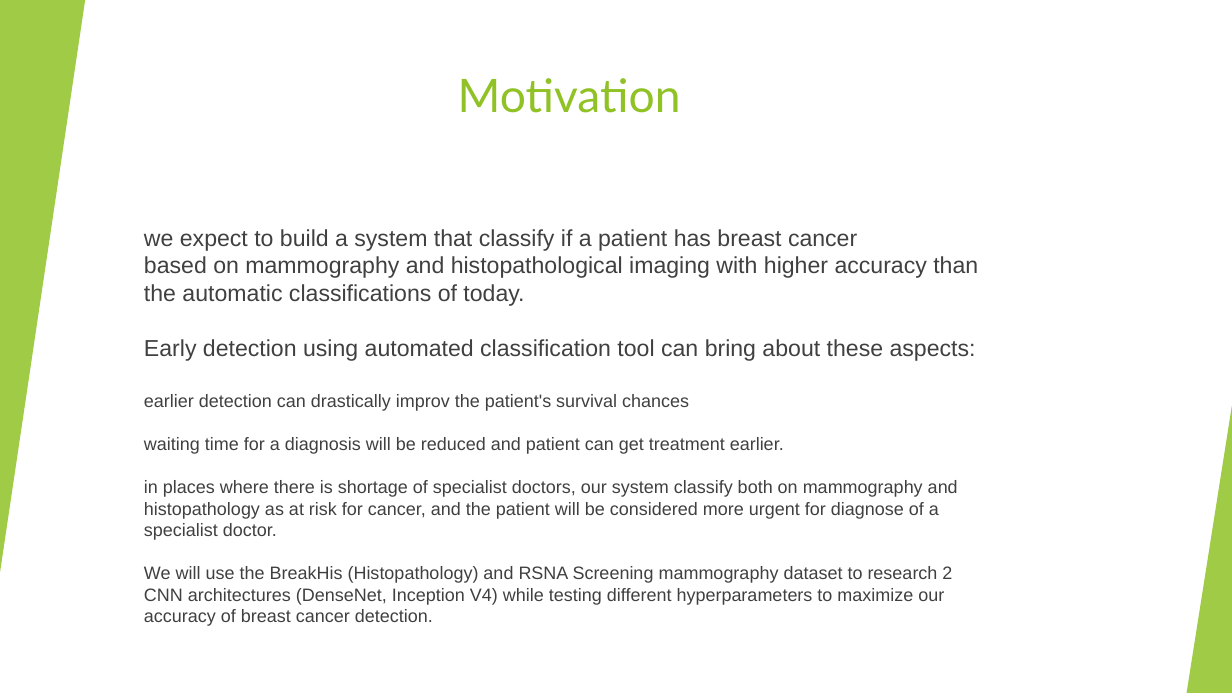
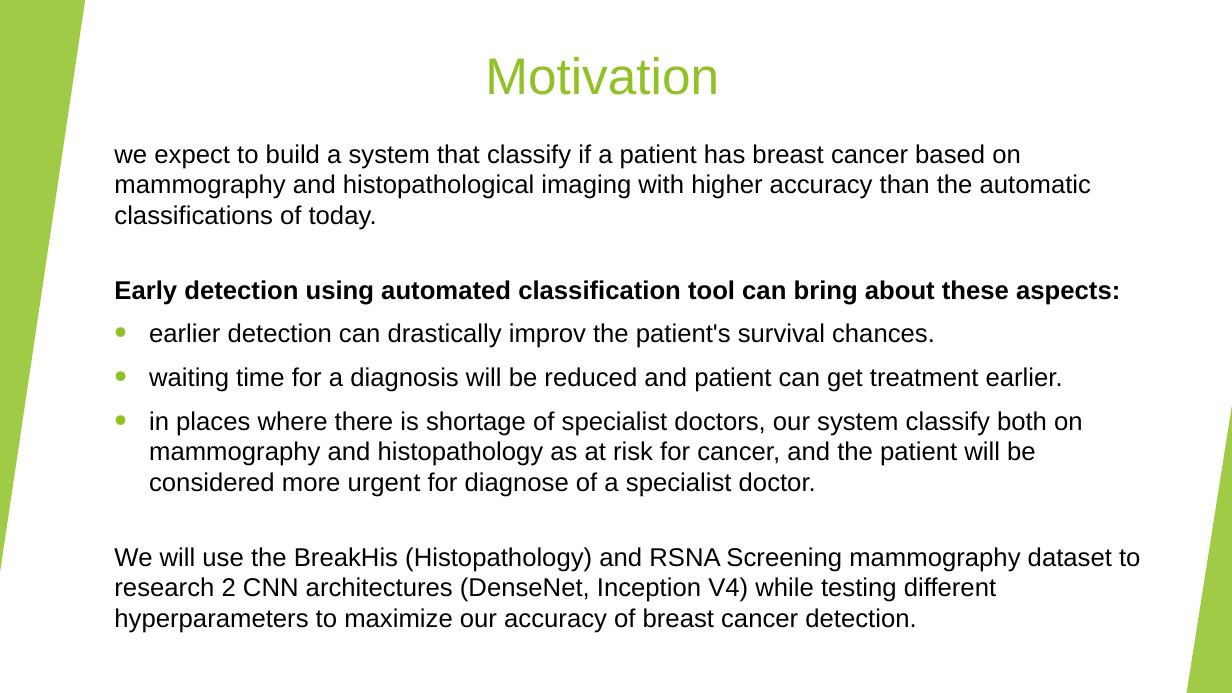
Before and after one commit to Shenhav26/Final_project, a slide deck: slide 5 of capstone project phase A.pptx. Drawn at 1232x693 pixels with LibreOffice and Linux fonts; fonts in the diff are those of the drawing. Boxes give left, top, right and bottom in pixels: in the first picture for what was removed or moved away, otherwise in the second. Text is boxed around its words. In the diff, an @@ line names an element or a change of style, - is before the commit and + after.

```diff
--- a/capstone project phase A.pptx
+++ b/capstone project phase A.pptx
@@ title "Motivation": place and size @@
-title "Motivation" at bbox=[458, 78, 681, 113]
+title "Motivation" at bbox=[485, 56, 719, 95]
@@ title "Motivation" at bbox=[485, 56, 719, 95]: size 36 to 40 pt, font Lato to Arial @@
@@ text at bbox=[114, 144, 1140, 633]: text changed; size 14 to 20 pt; text colour #404040 to #000000 @@
-we expect to build a system that classify if a patient has breast cancer based on mammography and histopathological imaging with higher accuracy than the automatic classifications of today.
-Early detection using automated classification tool can bring about these aspects:
-earlier detection can drastically improv the patient's survival chances
-waiting time for a diagnosis will be reduced and patient can get treatment earlier.
-in places where there is shortage of specialist doctors, our system classify both on mammography and histopathology as at risk for cancer, and the patient will be considered more urgent for diagnose of a specialist doctor.
-We will use the BreakHis (Histopathology) and RSNA Screening mammography dataset to research 2 CNN architectures (DenseNet, Inception V4) while testing different hyperparameters to maximize our accuracy of breast cancer detection.
+we expect to build a system that classify if a patient has breast cancer based on mammography and histopathological imaging with higher accuracy than the automatic classifications of today.
+Early detection using automated classification tool can bring about these aspects:
+• earlier detection can drastically improv the patient's survival chances.
+• waiting time for a diagnosis will be reduced and patient can get treatment earlier.
+• in places where there is shortage of specialist doctors, our system classify both on mammography and histopathology as at risk for cancer, and the patient will be considered more urgent for diagnose of a specialist doctor.
+We will use the BreakHis (Histopathology) and RSNA Screening mammography dataset to research 2 CNN architectures (DenseNet, Inception V4) while testing different hyperparameters to maximize our accuracy of breast cancer detection.
```
Also in this commit, not shown: 5 other slides changed, 10 slides added.
